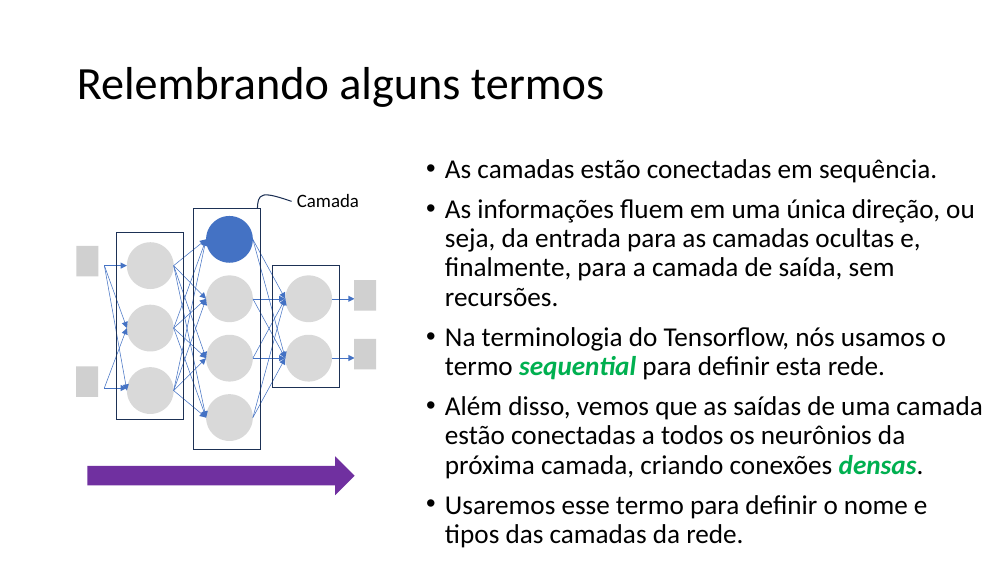
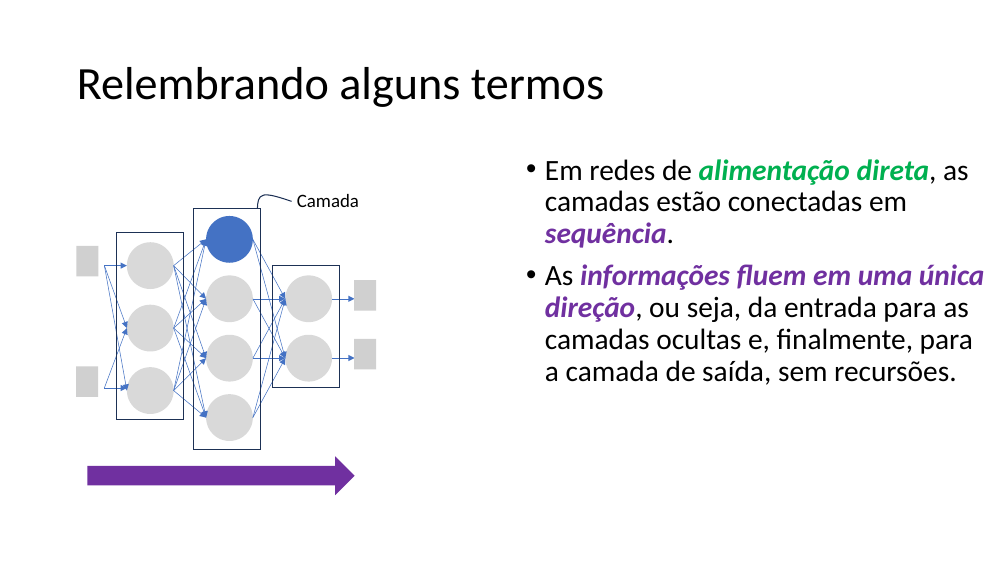
Before and after one commit to zz4fap/tp557-iot-ml, a slide deck: slide 10 of slides/TP557_7_Regressão_com_DNNs_parte_I.pptx (slide 9 before the commit). Drawn at 1008x567 pixels with LibreOffice and Linux fonts; fonts in the diff are those of the drawing; grey boxes stand for pictures. Boxes give left, top, right and bottom in pixels: in the first picture for what was removed or moved away, otherwise in the second. Text is boxed around its words. In the diff, an @@ line names an element or a change of style, - is before the commit and + after.

```diff
--- a/slides/TP557_7_Regressão_com_DNNs_parte_I.pptx
+++ b/slides/TP557_7_Regressão_com_DNNs_parte_I.pptx
@@ text "Em redes de alimentação direta, ...": place and size @@
-text "Em redes de alimentação direta, ..." at (445,159,982,548)
+text "Em redes de alimentação direta, ..." at (545,159,984,385)
@@ text at (545,159,969,248): text changed; size 25.9 to 28 pt @@
-• As camadas estão conectadas em sequência.
+• Em redes de alimentação direta, as camadas estão conectadas em sequência.
@@ text at (545,264,984,385): size 25.9 to 28 pt in "As informações fluem em uma única direção, ..."; text colour #000000 to #7030A0, bold on, italic on in "informações fluem em uma única direção," @@
@@ text at (445,327,982,548): paragraphs removed @@
-• Na terminologia do Tensorflow, nós usamos o termo sequential para definir esta rede.
-• Além disso, vemos que as saídas de uma camada estão conectadas a todos os neurônios da próxima camada, criando conexões densas.
-• Usaremos esse termo para definir o nome e tipos das camadas da rede.
```
Also in this commit, not shown: 12 other slides changed, 4 slides added, 1 other file.
